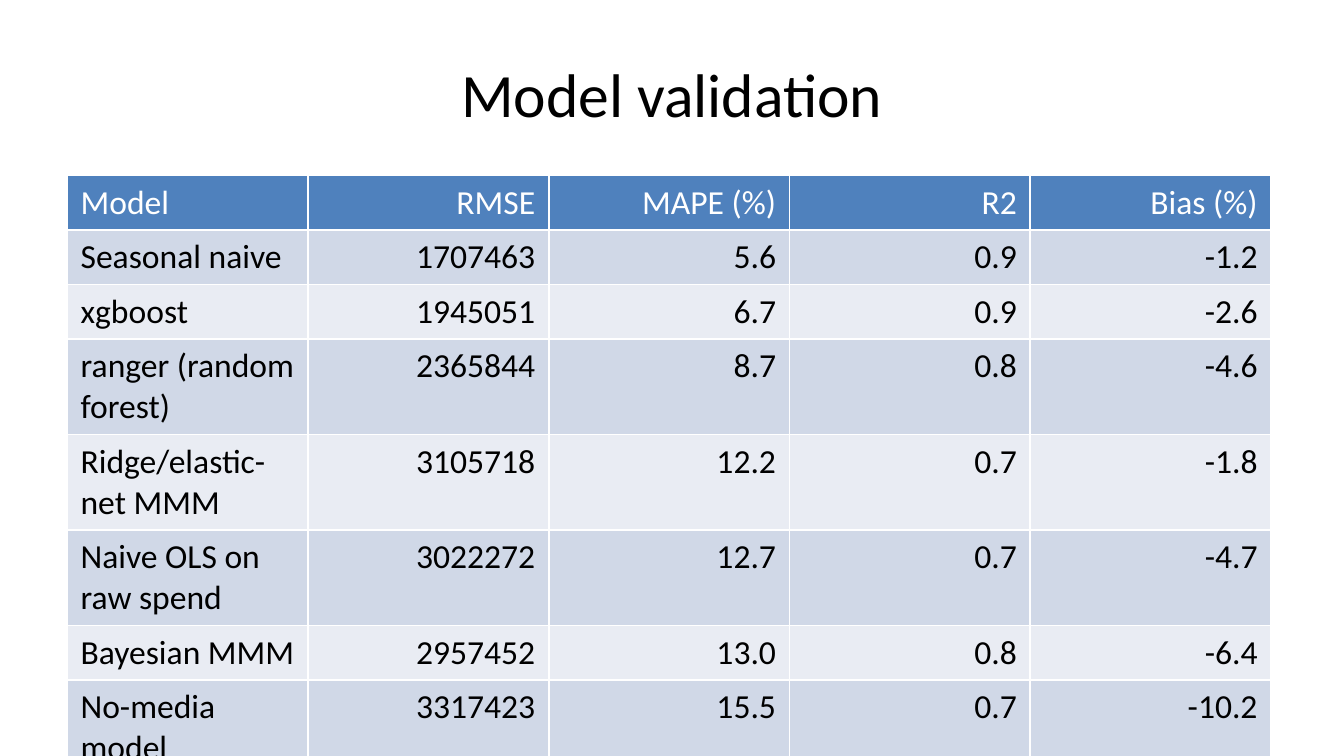
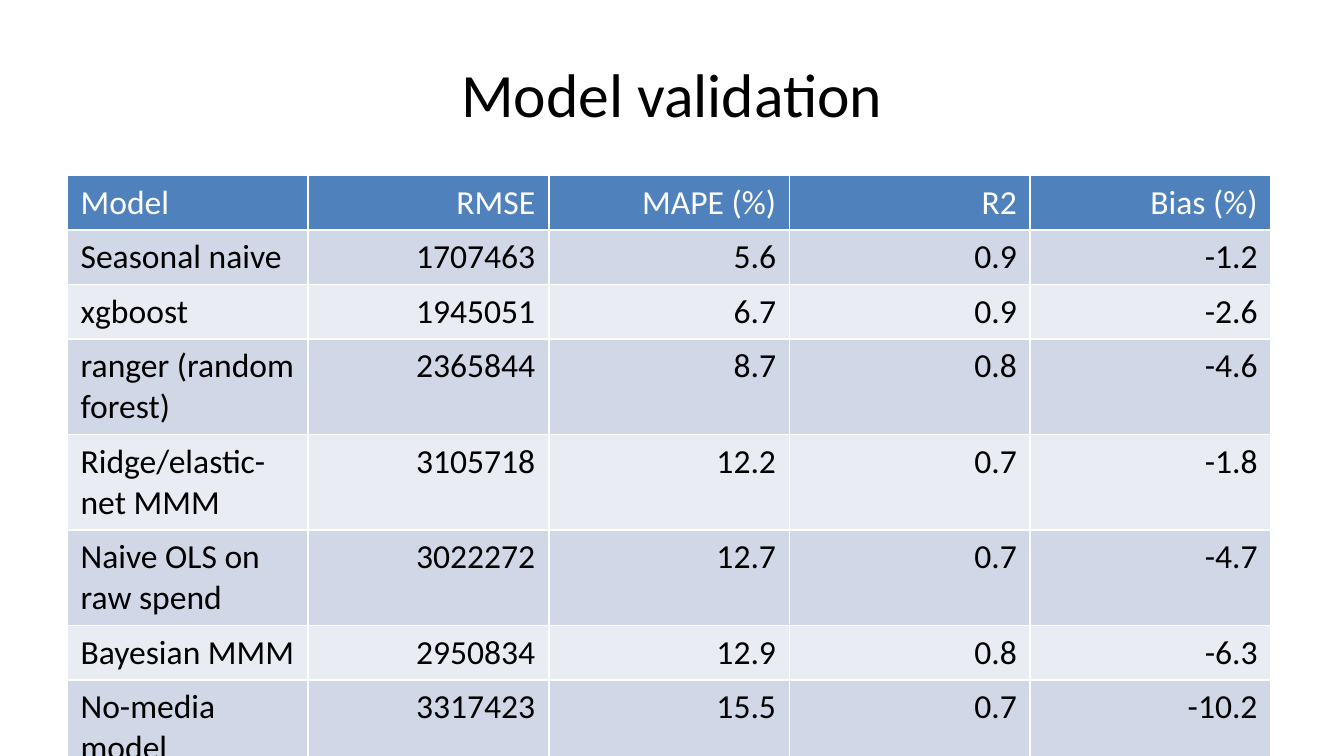
Before and after one commit to MadsWKofoed/mmm-denmark-retail, a slide deck: slide 17 of reports/deck.pptx. Drawn at 1344x756 pixels with LibreOffice and Linux fonts; fonts in the diff are those of the drawing. Boxes give left, top, right and bottom in pixels: in the first picture for what was removed or moved away, otherwise in the second. Text is boxed around its words. In the diff, an @@ line names an element or a change of style, - is before the commit and + after.

```diff
--- a/reports/deck.pptx
+++ b/reports/deck.pptx
@@ table at (67,176,1270,723) @@
-row 7: Bayesian MMM | 2957452 | 13.0 | 0.8 | -6.4
+row 7: Bayesian MMM | 2950834 | 12.9 | 0.8 | -6.3
```
Also in this commit, not shown: 2 other slides changed, 21 other files.
